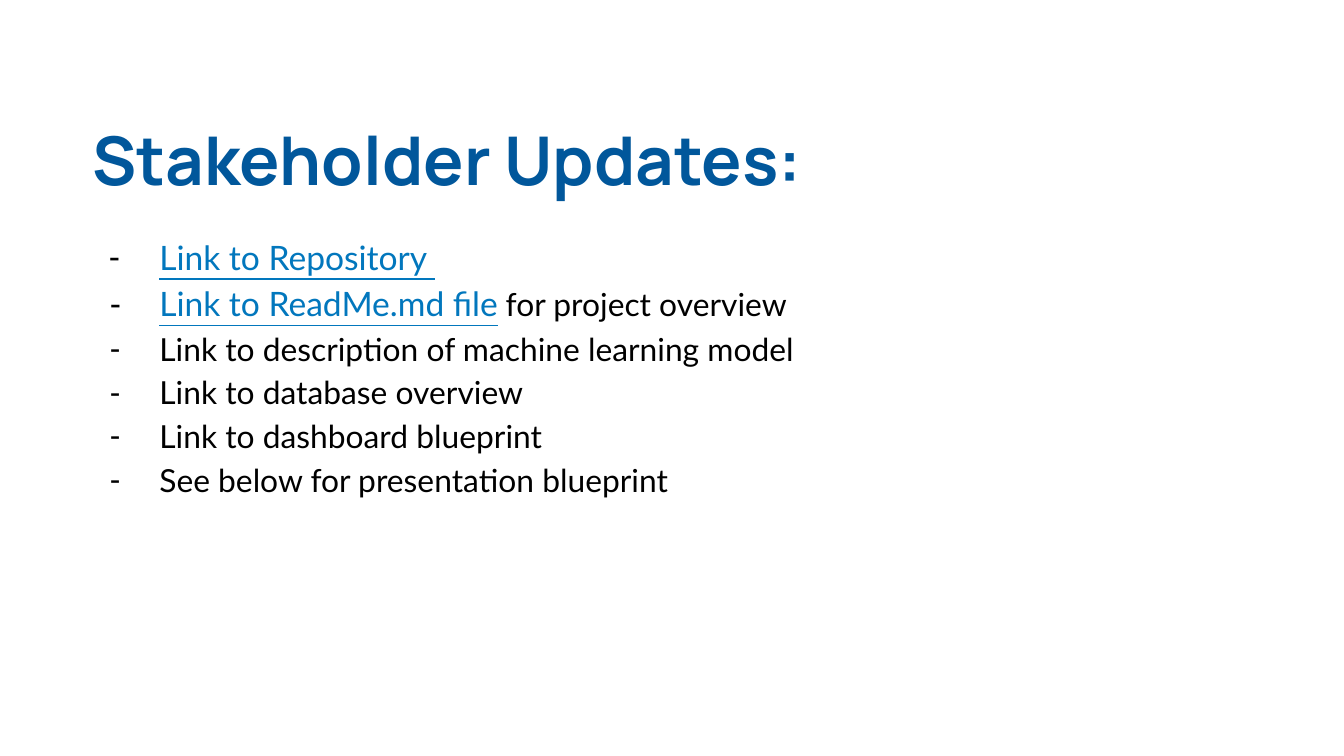
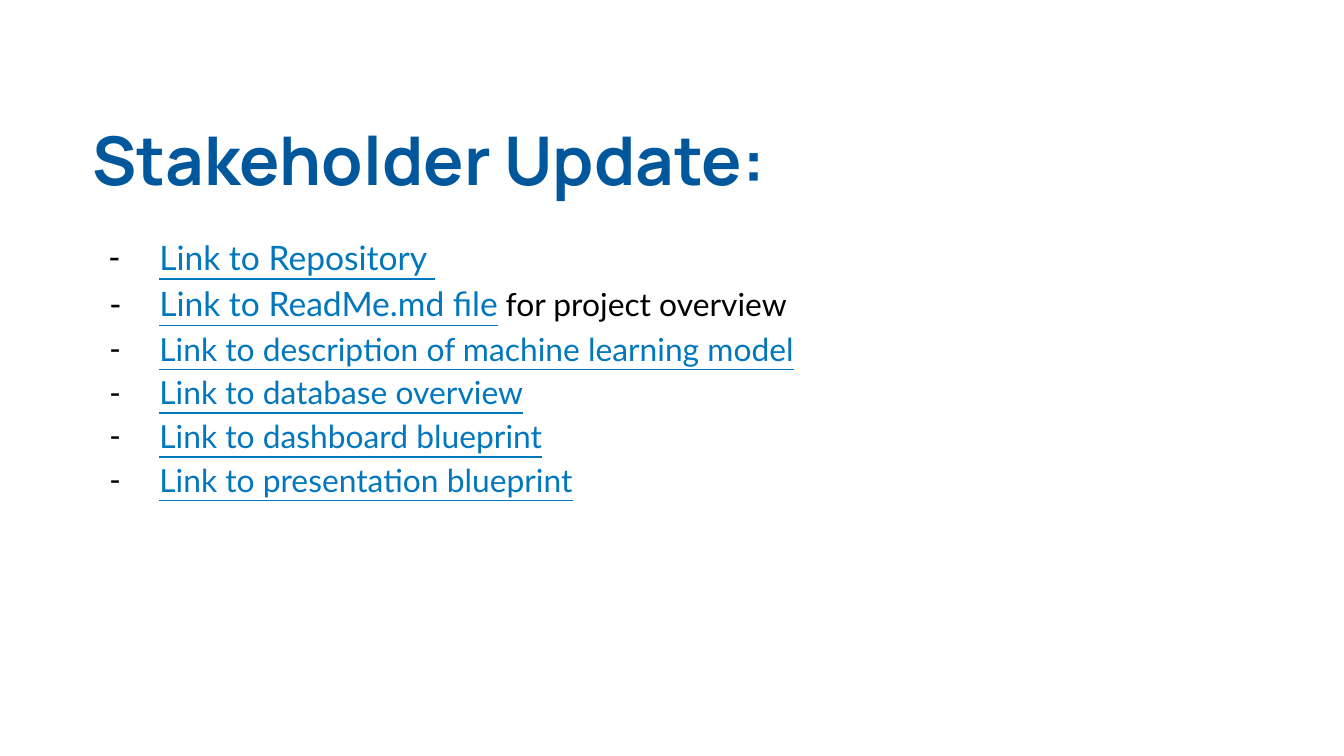
Before and after one commit to amaloney3/mlenv_movie_success_predictor, a slide deck: slide 2 of Stakeholder_Update.pptx. Drawn at 1344x756 pixels with LibreOffice and Linux fonts; fonts in the diff are those of the drawing. Boxes give left, top, right and bottom in pixels: in the first picture for what was removed or moved away, otherwise in the second. Text is boxed around its words. In the diff, an @@ line names an element or a change of style, - is before the commit and + after.

```diff
--- a/Stakeholder_Update.pptx
+++ b/Stakeholder_Update.pptx
@@ title at <box>92,135,765,201</box>: text changed @@
-Stakeholder Updates:
+Stakeholder Update:
@@ title at <box>159,337,793,454</box>: text colour #000000 to #0277BD, underline on in "Link to description of machine learning model", "Link to database overview", "Link to dashboard blueprint" @@
@@ title at <box>159,468,573,498</box>: text changed; text colour #000000 to #0277BD @@
-– See below for presentation blueprint
+– Link to presentation blueprint
```
Also in this commit, not shown: 1 slide added, 1 slide removed.
